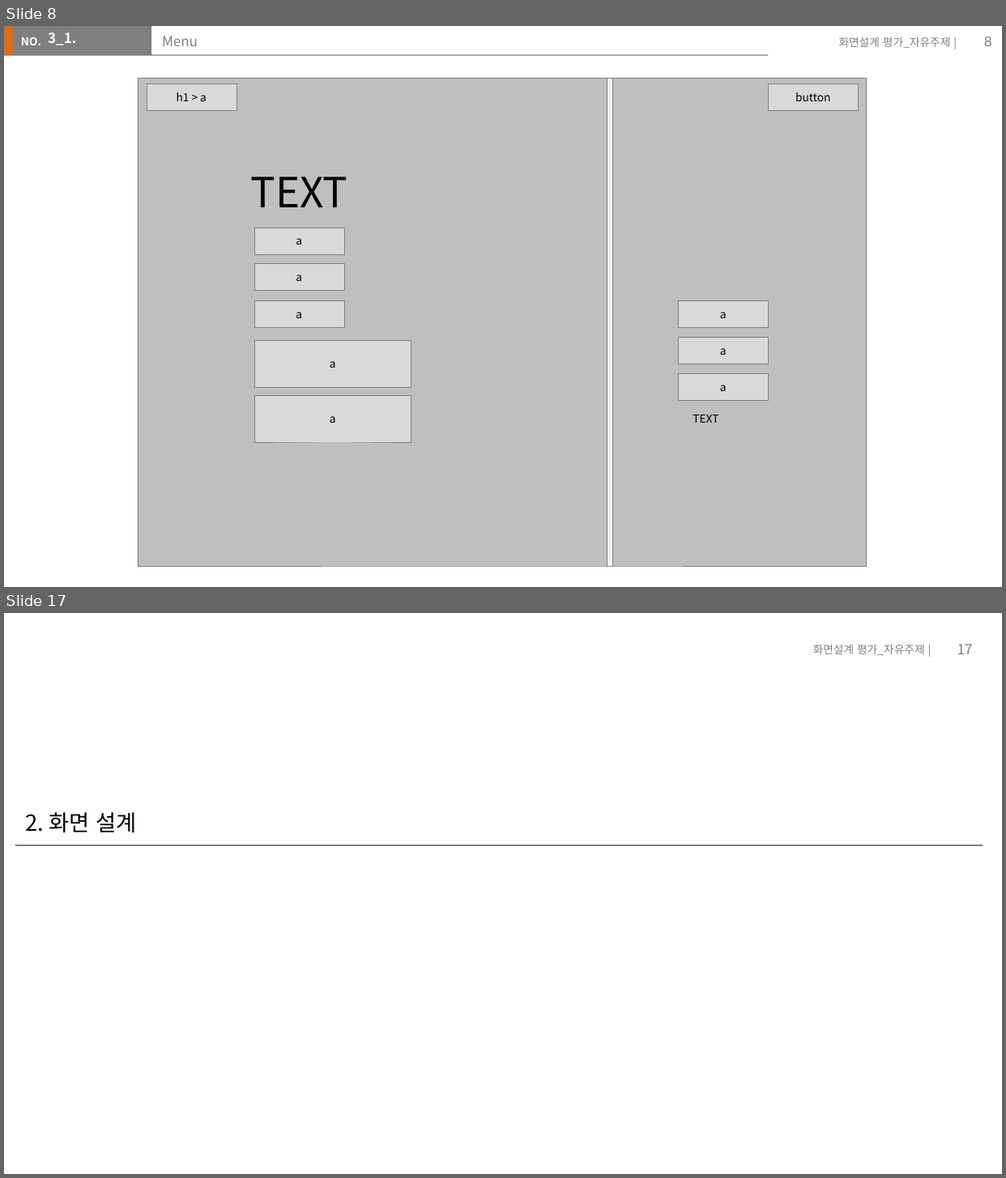
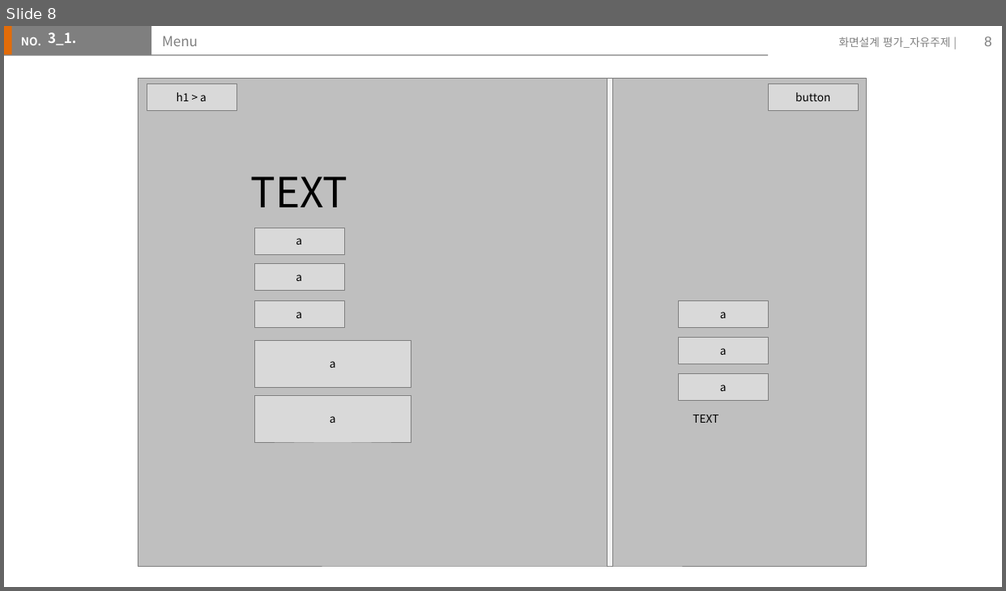
Before and after one commit to Jangyusu/project_portfolio, a slide deck: storyBorad/스토리보드(장유수).pptx. Shown one above the other, each under a label of ours: slides 8 and 17 before the commit, slide 8 after it; the slides between them are not shown. The pictures are 1006x1178 and 1006x591 pixels, drawn with LibreOffice and Linux fonts; fonts in the diff are those of the drawing. Boxes give left, top, right and bottom in pixels: in the first picture for what was removed or moved away, otherwise in the second. Text is boxed around its words. In the diff, an @@ line names an element or a change of style, - is before the commit and + after.

```diff
--- a/storyBorad/스토리보드(장유수).pptx
+++ b/storyBorad/스토리보드(장유수).pptx
@@ slide 17 removed at [4, 613, 1002, 1174], background #FFFFFF @@
@@ text removed at [813, 645, 925, 655] @@
-화면설계 평가_자유주제 |
@@ page number removed at [957, 644, 973, 654] @@
-17
@@ title removed at [26, 812, 137, 833] @@
-2. 화면 설계
@@ line removed from (16, 845) to (982, 845) @@
```
Also in this commit, not shown: 3 slides changed, 4 slides added, 18 other slides removed, 6 other files.
